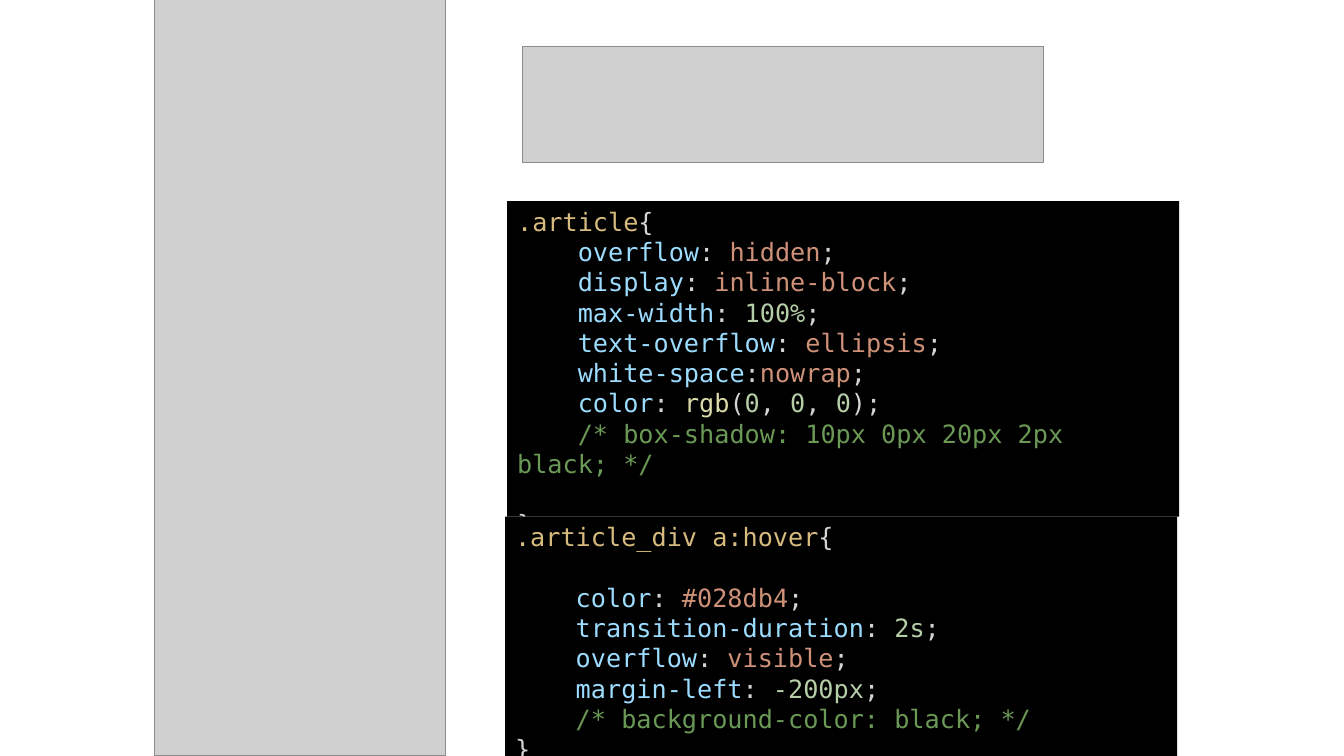
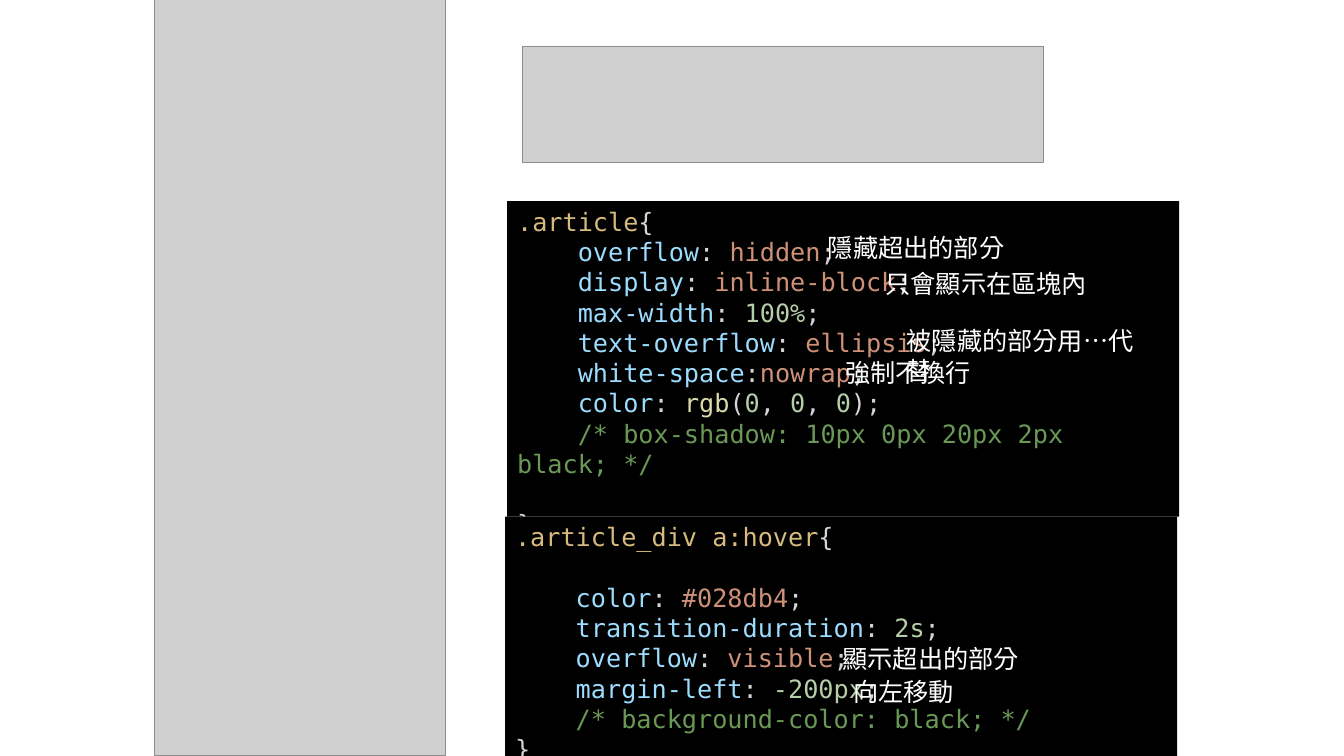
Before and after one commit to Oscar3488/Oscar3488.github.io, a slide deck: slide 6 of 網頁.pptx. Drawn at 1344x756 pixels with LibreOffice and Linux fonts; fonts in the diff are those of the drawing; grey boxes stand for pictures. Boxes give left, top, right and bottom in pixels: in the first picture for what was removed or moved away, otherwise in the second. Text is boxed around its words. In the diff, an @@ line names an element or a change of style, - is before the commit and + after.

```diff
--- a/網頁.pptx
+++ b/網頁.pptx
@@ text added at bbox=[828, 235, 1004, 263], 18 pt, text #FFFFFF @@
+隱藏超出的部分
@@ text added at bbox=[885, 272, 1087, 295], 18 pt, text #FFFFFF @@
+只會顯示在區塊內
@@ text added at bbox=[907, 328, 1134, 387], 18 pt, text #FFFFFF @@
+被隱藏的部分用…代替
@@ text added at bbox=[845, 356, 971, 386], 18 pt, text #FFFFFF @@
+強制不換行
@@ text added at bbox=[843, 646, 1019, 670], 18 pt, text #FFFFFF @@
+顯示超出的部分
@@ text added at bbox=[853, 680, 954, 703], 18 pt, text #FFFFFF @@
+向左移動
```
Also in this commit, not shown: 6 other slides changed, 1 slide added, 1 slide removed, 2 other files.
